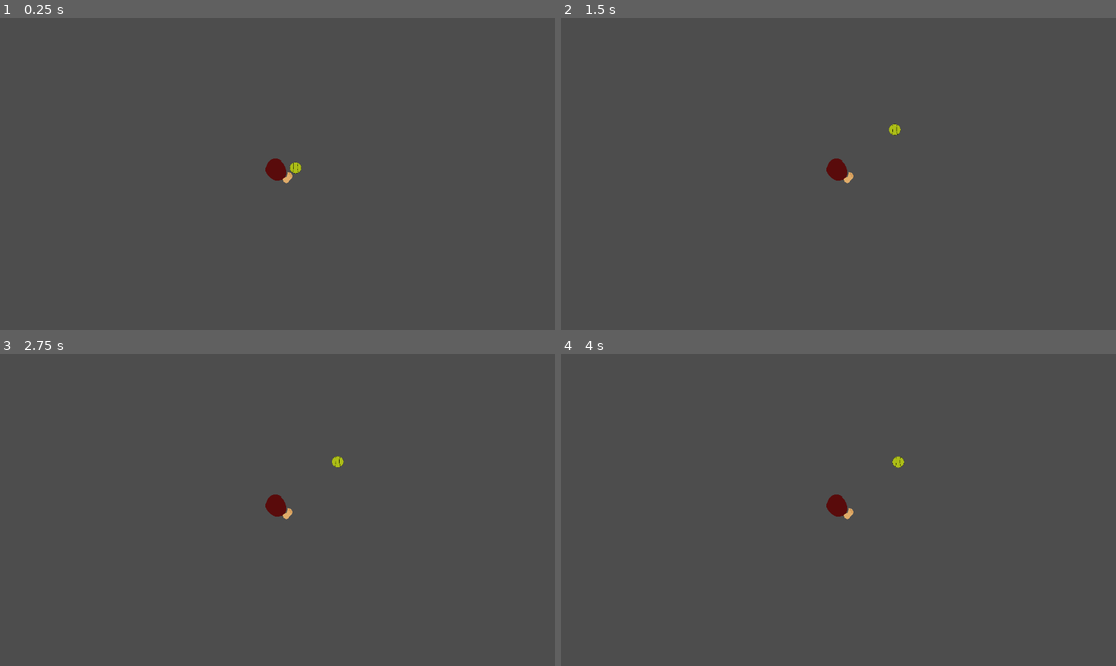
Above: before the commit, frames 1-4 (two rows, left to right).
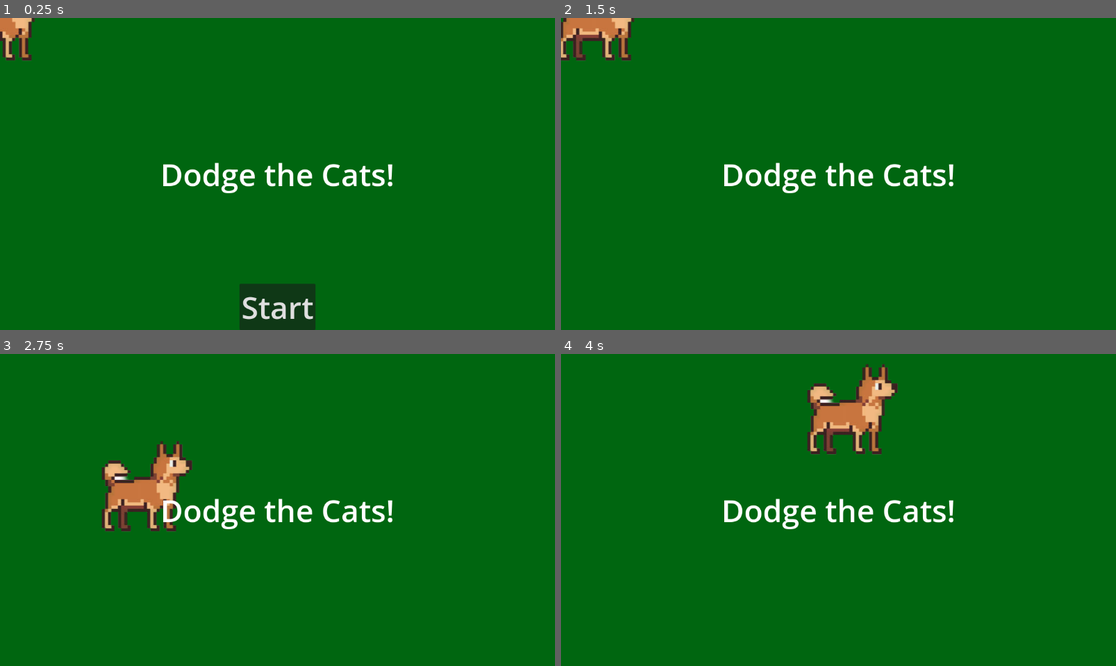
Above: after the commit, the same moments.

Repository: tedward851/LudumDare
Game: Godot game, scene res://lib/main.tscn
Same seed, same stepped clock (60 frames per second), same inputs: the game is played once before the commit and once after it. Before the commit the project starts from res://lib/person.tscn.
Inputs (mouse positions are in pixels of both pictures, inside the frame that each line leads up to):
- Up to frame 1 (0.25 s): no input
- Up to frame 2 (1.5 s): click (838, 308) at 0.5 s, where only the run after the commit has a clickable "Start"; hold Right (move_right) from 1.28 s (still down)
- Up to frame 3 (2.75 s): release Right (move_right) at 2.03 s; hold Down (move_down) from 2.03 s (still down)
- Up to frame 4 (4 s): release Down (move_down) at 2.78 s; hold Right (move_right) 2.78-3.53 s; hold Up (move_up) from 3.53 s (still down)

The runs differ from the first frame. In frame 1, 100% of the frame differs, in the area x 0-100%, y 0-100%; in frame 2, 100%; in frame 3, 100%; in frame 4, 100%.

Commit message:
Cat Collision

Diff:
--- /dev/null
+++ b/lib/cat.gd
@@ -0,0 +1,15 @@
+extends RigidBody2D
+
+
+# Called when the node enters the scene tree for the first time.
+func _ready():
+	$AnimatedSprite2D.play()
+
+
+# Called every frame. 'delta' is the elapsed time since the previous frame.
+func _process(delta):
+	pass
+
+
+func _on_visible_on_screen_notifier_2d_screen_exited():
+	queue_free()
--- a/lib/cat.tscn
+++ b/lib/cat.tscn
@@ -1,31 +1,36 @@
-[gd_scene load_steps=4 format=3 uid="uid://djg82q7uqsawk"]
+[gd_scene load_steps=5 format=3 uid="uid://djg82q7uqsawk"]
 
-[ext_resource type="Texture2D" uid="uid://voldk7eb4rjr" path="res://enemyWalking_1.png" id="1_astb3"]
-[ext_resource type="Texture2D" uid="uid://bptootbr5b2tx" path="res://enemyWalking_2.png" id="2_q3jyl"]
+[ext_resource type="Texture2D" uid="uid://cpfhuqg7xujg" path="res://art/Cat.png" id="1_736j3"]
+[ext_resource type="Script" path="res://lib/cat.gd" id="1_fj4ns"]
 
 [sub_resource type="SpriteFrames" id="SpriteFrames_l65rs"]
 animations = [{
 "frames": [{
 "duration": 1.0,
-"texture": ExtResource("1_astb3")
-}, {
-"duration": 1.0,
-"texture": ExtResource("2_q3jyl")
+"texture": ExtResource("1_736j3")
 }],
 "loop": true,
 "name": &"default",
 "speed": 5.0
 }]
 
+[sub_resource type="CapsuleShape2D" id="CapsuleShape2D_n31v0"]
+radius = 12.0
+height = 68.0
+
 [node name="Cat" type="RigidBody2D"]
 collision_mask = 0
 gravity_scale = 0.0
+script = ExtResource("1_fj4ns")
 metadata/_edit_lock_ = true
 
 [node name="AnimatedSprite2D" type="AnimatedSprite2D" parent="."]
+position = Vector2(2, 11)
 sprite_frames = SubResource("SpriteFrames_l65rs")
 frame_progress = 0.879741
 
 [node name="VisibleOnScreenNotifier2D" type="VisibleOnScreenNotifier2D" parent="."]
 
 [node name="CollisionShape2D" type="CollisionShape2D" parent="."]
+position = Vector2(-1, 1)
+shape = SubResource("CapsuleShape2D_n31v0")
--- /dev/null
+++ b/lib/hud.gd
@@ -0,0 +1,37 @@
+extends CanvasLayer
+
+signal start_game
+
+func show_message(text):
+	$Message.text = text
+	$Message.show()
+	$MessageTimer.start()
+
+func show_game_over():
+	show_message("Game Over")
+	# Wait until the MessageTimer has counted down.
+	await $MessageTimer.timeout
+
+	$Message.text = "Dodge the\nCreeps!"
+	$Message.show()
+	# Make a one-shot timer and wait for it to finish.
+	await get_tree().create_timer(1.0).timeout
+	$StartButton.show()
+
+# Called when the node enters the scene tree for the first time.
+func _ready():
+	pass # Replace with function body.
+
+
+# Called every frame. 'delta' is the elapsed time since the previous frame.
+func _process(delta):
+	pass
+
+
+func _on_message_timer_timeout():
+	$MessageTimer.hide()
+
+
+func _on_start_button_pressed():
+	$StartButton.hide()
+	start_game.emit()
--- /dev/null
+++ b/lib/hud.tscn
@@ -0,0 +1,45 @@
+[gd_scene load_steps=2 format=3 uid="uid://bqb33jf8f3dl5"]
+
+[ext_resource type="Script" path="res://lib/hud.gd" id="1_2ci2b"]
+
+[node name="HUD" type="CanvasLayer"]
+script = ExtResource("1_2ci2b")
+
+[node name="Message" type="Label" parent="."]
+anchors_preset = 8
+anchor_left = 0.5
+anchor_top = 0.5
+anchor_right = 0.5
+anchor_bottom = 0.5
+offset_left = -244.0
+offset_top = -45.5
+offset_right = 244.0
+offset_bottom = 45.5
+grow_horizontal = 2
+grow_vertical = 2
+theme_override_font_sizes/font_size = 64
+text = "Dodge the Cats!"
+horizontal_alignment = 1
+vertical_alignment = 1
+autowrap_mode = 2
+
+[node name="MessageTimer" type="Timer" parent="."]
+wait_time = 2.0
+one_shot = true
+
+[node name="StartButton" type="Button" parent="."]
+anchors_preset = 7
+anchor_left = 0.5
+anchor_top = 1.0
+anchor_right = 0.5
+anchor_bottom = 1.0
+offset_left = -79.0
+offset_top = -96.0
+offset_right = 79.0
+grow_horizontal = 2
+grow_vertical = 0
+theme_override_font_sizes/font_size = 64
+text = "Start"
+
+[connection signal="timeout" from="MessageTimer" to="." method="_on_message_timer_timeout"]
+[connection signal="pressed" from="StartButton" to="." method="_on_start_button_pressed"]
--- /dev/null
+++ b/lib/main.gd
@@ -0,0 +1,47 @@
+extends Node
+
+@export var cat_scene: PackedScene
+var score
+
+# Called when the node enters the scene tree for the first time.
+func _ready():
+	pass
+
+# Called every frame. 'delta' is the elapsed time since the previous frame.
+func _process(delta):
+	pass
+
+func _on_dog_hit():
+	$CatTimer.stop()
+
+func new_game():
+	$Dog.start($StartPosition.position)
+	$StartTimer.start()
+
+func _on_start_timer_timeout():
+	$CatTimer.start()
+
+
+func _on_cat_timer_timeout():
+	# Create a new instance of the cat scene.
+	var cat = cat_scene.instantiate()
+
+	# Choose a random location on Path2D.
+	var cat_spawn_location = get_node("CatPath/CatSpawnLocation")
+	cat_spawn_location.progress_ratio = randf()
+
+	# Set the cat's direction perpendicular to the path direction.
+	var direction = cat_spawn_location.rotation + PI / 2
+
+	# Set the cat's position to a random location.
+	cat.position = cat_spawn_location.position
+
+	# Set the cat's rotation opposite to the path direction
+	cat.rotation = cat_spawn_location.rotation + PI
+
+	# Choose the velocity for the cat.
+	var velocity = Vector2(randf_range(150.0, 250.0), 0.0)
+	cat.linear_velocity = velocity.rotated(direction)
+
+	# Spawn the cat by adding it to the Main scene.
+	add_child(cat)
--- a/lib/main.tscn
+++ b/lib/main.tscn
@@ -1,8 +1,19 @@
-[gd_scene load_steps=2 format=3 uid="uid://tqtmhcrurl4a"]
+[gd_scene load_steps=6 format=3 uid="uid://tqtmhcrurl4a"]
 
 [ext_resource type="PackedScene" uid="uid://cfuu6ffbghfj7" path="res://lib/dog.tscn" id="1_3yokb"]
+[ext_resource type="Script" path="res://lib/main.gd" id="1_tw883"]
+[ext_resource type="PackedScene" uid="uid://djg82q7uqsawk" path="res://lib/cat.tscn" id="2_tc71y"]
+[ext_resource type="PackedScene" uid="uid://bqb33jf8f3dl5" path="res://lib/hud.tscn" id="4_te8ps"]
+
+[sub_resource type="Curve2D" id="Curve2D_f6l0t"]
+_data = {
+"points": PackedVector2Array(0, 0, 0, 0, 0, 0, 0, 0, 0, 0, 1152, 0, 0, 0, 0, 0, 1152, 648, 0, 0, 0, 0, 0, 648, 0, 0, 0, 0, 0, 0)
+}
+point_count = 5
 
 [node name="Main" type="Node"]
+script = ExtResource("1_tw883")
+cat_scene = ExtResource("2_tc71y")
 
 [node name="ColorRect" type="ColorRect" parent="."]
 anchors_preset = 15
@@ -13,3 +24,23 @@
 color = Color(0, 0.4, 0.0627451, 1)
 
 [node name="Dog" parent="." instance=ExtResource("1_3yokb")]
+
+[node name="CatTimer" type="Timer" parent="."]
+wait_time = 0.5
+
+[node name="StartTimer" type="Timer" parent="."]
+wait_time = 2.0
+
+[node name="StartPosition" type="Marker2D" parent="."]
+position = Vector2(240, 450)
+
+[node name="CatPath" type="Path2D" parent="."]
+curve = SubResource("Curve2D_f6l0t")
+
+[node name="CatSpawnLocation" type="PathFollow2D" parent="CatPath"]
+
+[node name="HUD" parent="." instance=ExtResource("4_te8ps")]
+
+[connection signal="hit" from="Dog" to="." method="_on_dog_hit"]
+[connection signal="timeout" from="CatTimer" to="." method="_on_cat_timer_timeout"]
+[connection signal="timeout" from="StartTimer" to="." method="_on_start_timer_timeout"]
--- a/project.godot
+++ b/project.godot
@@ -11,7 +11,7 @@
 [application]
 
 config/name="Ludum Dare"
-run/main_scene="res://lib/person.tscn"
+run/main_scene="res://lib/main.tscn"
 config/features=PackedStringArray("4.0", "GL Compatibility")
 config/icon="res://icon.svg"
 
